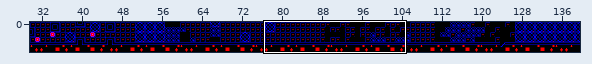
Tiled map, stored at art/maps/level.tmx. Above: a wide view before the commit, with the close-up outlined.
Close-up. Before:
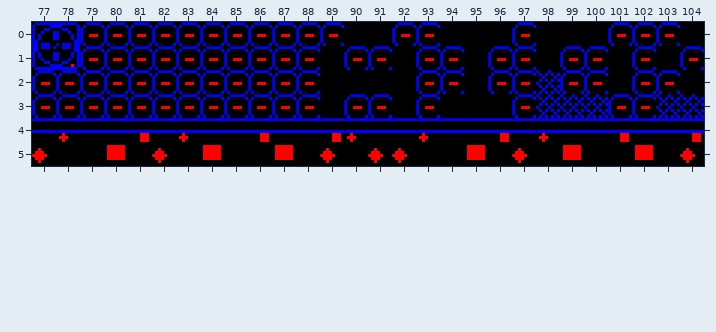
Cells are 8x8 px. Shown: x 77..104, y 0..5. The commit also changed other parts of the map, which this record leaves out. Tiles whose own drawing changed are shown in their newer look in all pictures.
And afterwards:
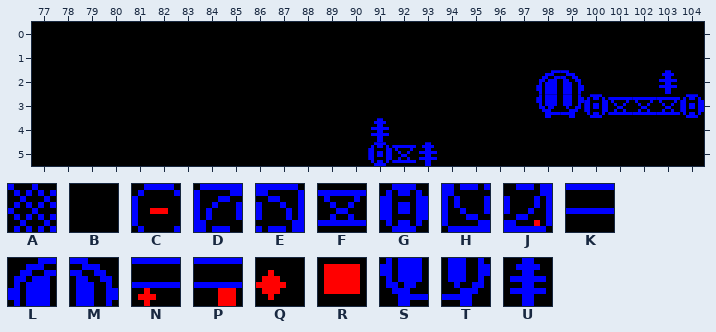
Key: from "tileSet": A 0, B 2, C 3, D 12, E 13, F 16 "Dock girder", G 19 "Coupling", H 28, J 29, K 34, L 39 "Pressure vessel", M 40, N 48, P 49, Q 51, R 52, S 55, T 56, U 100.
_ is an empty cell.
What changed:
Layer "Mooring Chain":
Tile C gives way to tile B in row 0 at x 79 to 89, 92 to 93, 97 and 101 to 103; in row 1 at x 79 to 88, 90 to 91, 93 to 94, 96 to 97, 99 to 100, 102 and 104; in row 2 at x 77 to 88, 93 to 94, 96 to 97, 100 and 102; in row 3 at x 77 to 88, 90 to 91, 93 and 97.
Tile D gives way to tile B in row 0 at x 77.
Tile E gives way to tile B in row 0 at x 78.
Tile H gives way to tile B in row 1 at x 77.
Tile J gives way to tile B in row 1 at x 78.
Tile K gives way to tile B in row 4 at x 77, 79 to 80, 82, 84 to 85, 87 to 88, 92, 94 to 95, 97, 99 to 100 and 102 to 103.
Tile N gives way to tile B in row 4 at x 78, 83, 90, 93 and 98.
Tile P gives way to tile B in row 4 at x 81, 86, 89, 96, 101 and 104.
Tile Q gives way to tile B in row 5 at x 77, 82, 89, 97 and 104.
Tile R gives way to tile B in row 5 at x 80, 84, 87, 95, 99 and 102.
Tile A gives way to tile F in row 3 at x 103.
Tile C gives way to tile F in row 3 at x 101 to 102.
Tile Q gives way to tile F in row 5 at x 92.
Tile A gives way to tile G in row 3 at x 100 and 104.
Tile Q gives way to tile G in row 5 at x 91.
Tile A gives way to tile L in row 2 at x 98.
Tile C gives way to tile M in row 2 at x 99.
Tile A gives way to tile S in row 3 at x 98.
Tile A gives way to tile T in row 3 at x 99.
Tile B gives way to tile U in row 5 at x 93.
Tile C gives way to tile U in row 2 at x 103.
Tile K gives way to tile U in row 4 at x 91.
Changed places in both close-ups, as pixel boxes (x1, y1, x2, y2):
changed: (32, 22, 704, 166)
